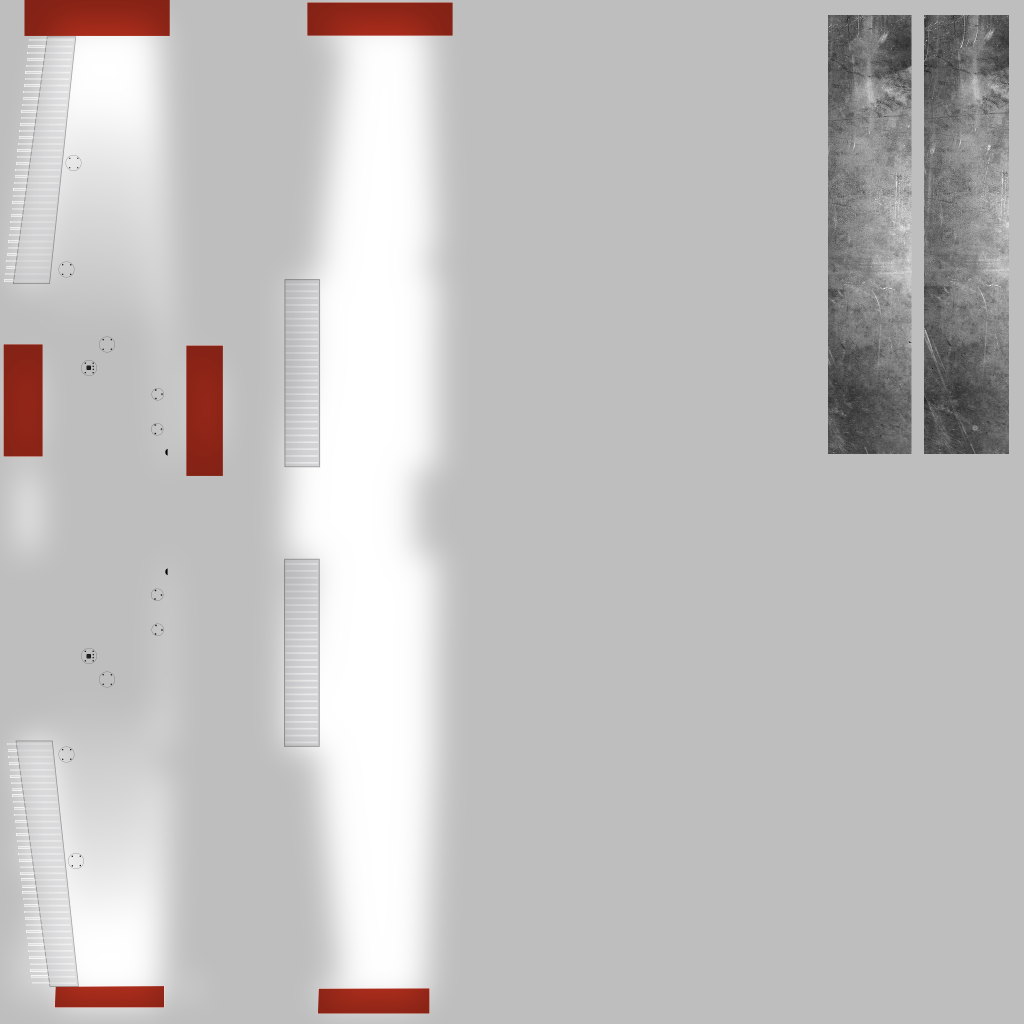
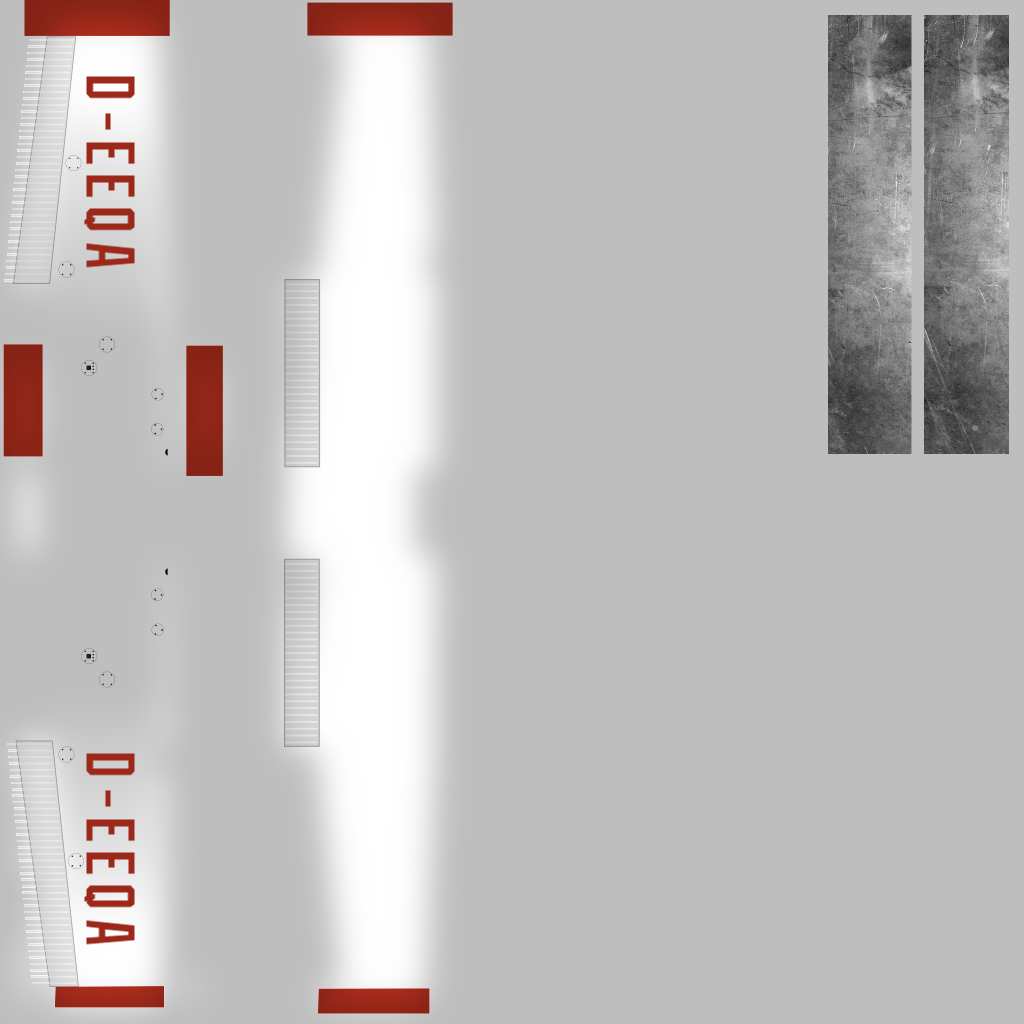
Comparing the layer stacks of the two 1024px x 1024px images. Changes:
added layer "D-EEQA #1" above "D-EEQA" over <box>84,753,135,945</box>
added layer "D-EEQA" above "Clipboard #3" over <box>84,76,135,268</box>
